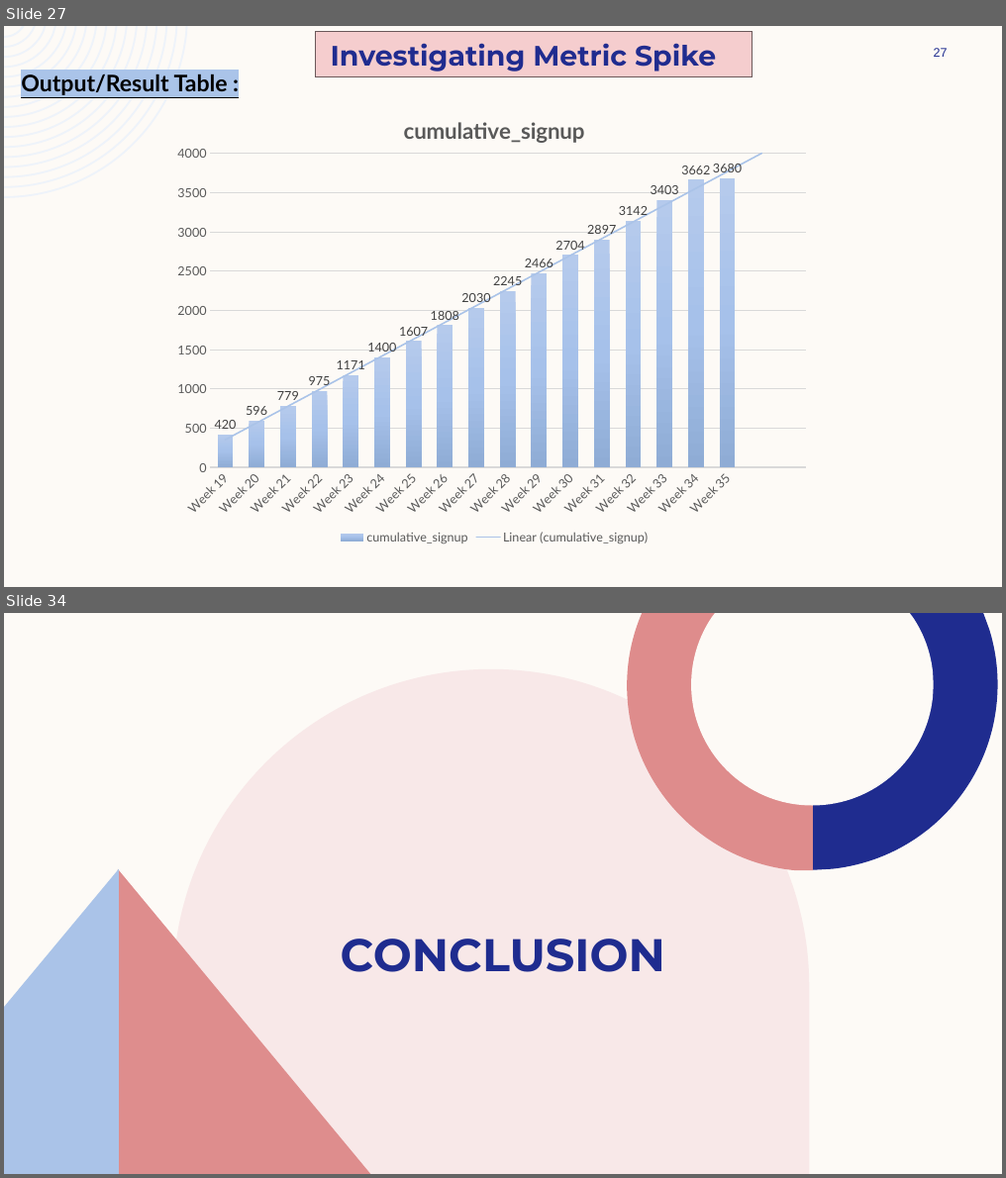
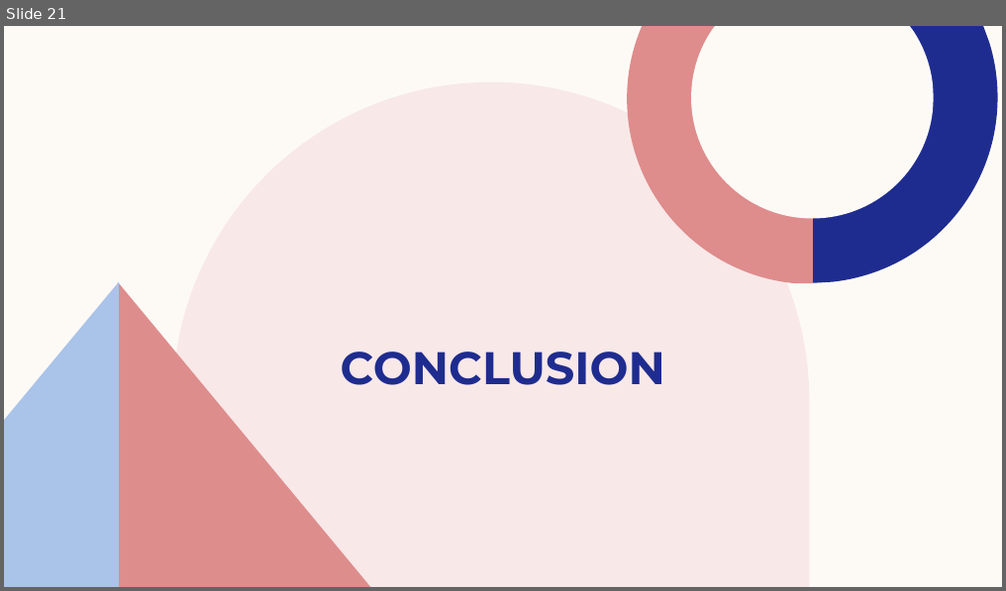
Before and after one commit to ShindeYash/Hiring_Process_Analytics, a slide deck: Report - Hiring_Process_Analytics.pptx. Shown one above the other, each under a label of ours: slides 27 and 34 before the commit, slide 21 after it; the slides between them are not shown. The pictures are 1006x1178 and 1006x591 pixels, drawn with LibreOffice and Linux fonts; fonts in the diff are those of the drawing. Boxes give left, top, right and bottom in pixels: in the first picture for what was removed or moved away, otherwise in the second. Text is boxed around its words. In the diff, an @@ line names an element or a change of style, - is before the commit and + after.

```diff
--- a/Report - Hiring_Process_Analytics.pptx
+++ b/Report - Hiring_Process_Analytics.pptx
@@ slide 27 removed at (4, 26, 1002, 587), background #FDFAF6 @@
@@ freeform shape removed at (4, 26, 187, 198) @@
@@ rectangle removed at (316, 32, 751, 76) @@
@@ text removed at (331, 43, 716, 72) @@
-Investigating Metric Spike
@@ page number removed at (934, 48, 947, 57) @@
-27
@@ text removed at (21, 74, 228, 95) @@
-Output/Result Table :
@@ column chart removed at (168, 98, 821, 548) @@
-title "cumulative_signup"
-categories: Week 19, Week 20, Week 21, Week 22, Week 23, Week 24, Week 25, Week 26, Week 27, Week 28, Week 29, Week 30, Week 31, Week 32, Week 33, Week 34, Week 35
-cumulative_signup: 420, 596, 779, 975, 1171, 1400, 1607, 1808, 2030, 2245, 2466, 2704, 2897, 3142, 3403, 3662, 3680, -, -
@@ what was slide 34 is now slide 21 @@
```
Also in this commit, not shown: 2 slides changed, 5 slides added, 17 other slides removed, 1 other file.
